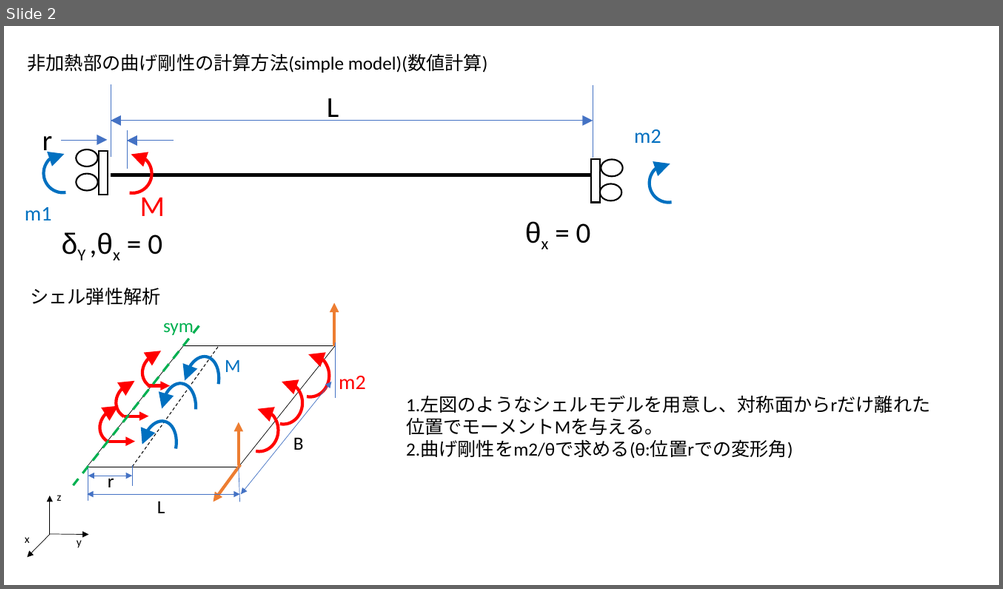
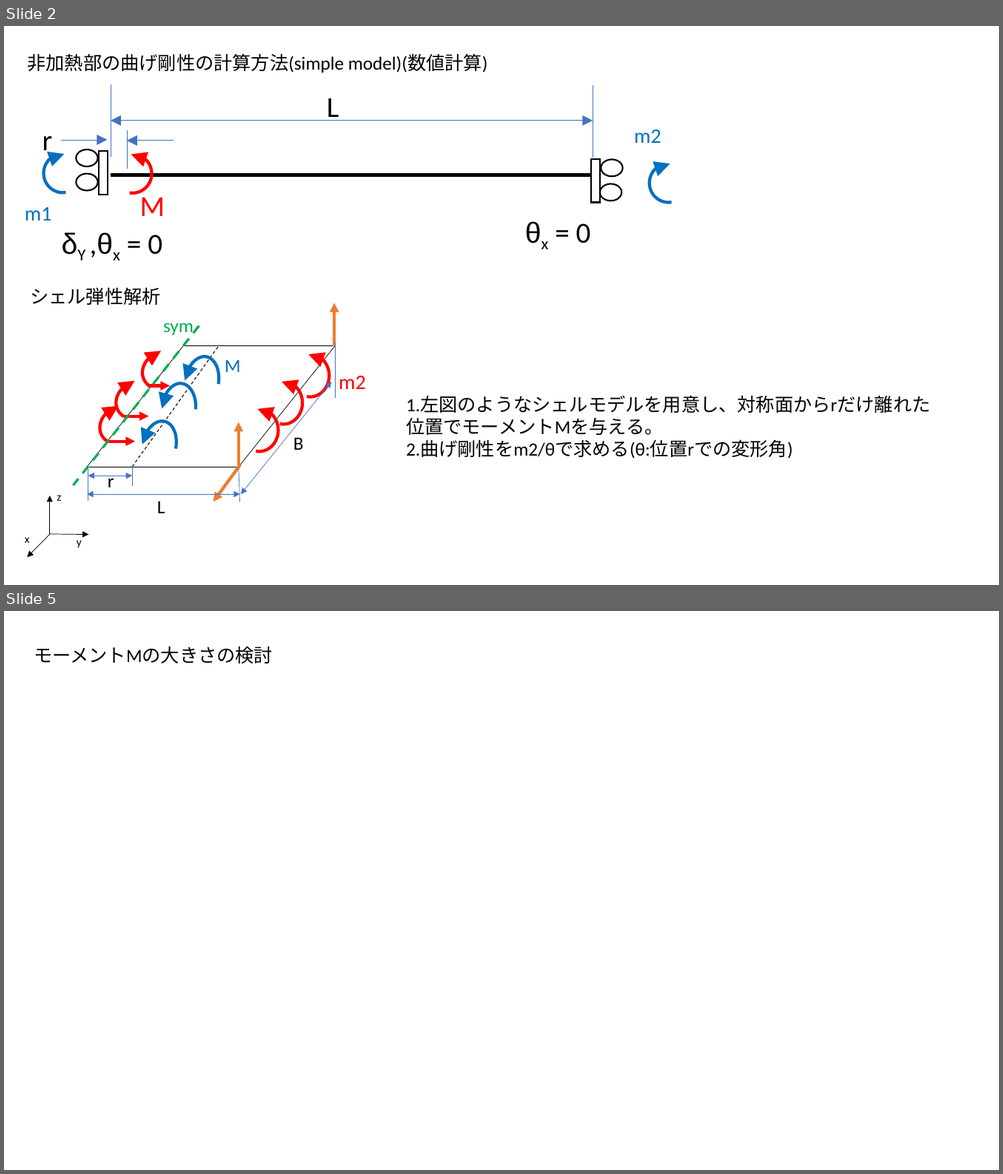
Before and after one commit to yuki0083/research, a slide deck: 剛性計算方法.pptx. Shown one above the other, each under a label of ours: slide 2 before the commit, slides 2 and 5 after it; the slides between them are not shown. The pictures are 1003x589 and 1003x1174 pixels, drawn with LibreOffice and Linux fonts; fonts in the diff are those of the drawing. Boxes give left, top, right and bottom in pixels: in the first picture for what was removed or moved away, otherwise in the second. Text is boxed around its words. In the diff, an @@ line names an element or a change of style, - is before the commit and + after.

```diff
--- a/剛性計算方法.pptx
+++ b/剛性計算方法.pptx
@@ slide 5 added at <box>4,611,999,1170</box>, background #FFFFFF @@
@@ text added at <box>34,646,273,664</box>, 18 pt, text #000000 @@
+モーメントMの大きさの検討
```
Also in this commit, not shown: 2 slides changed, 2 other files.
